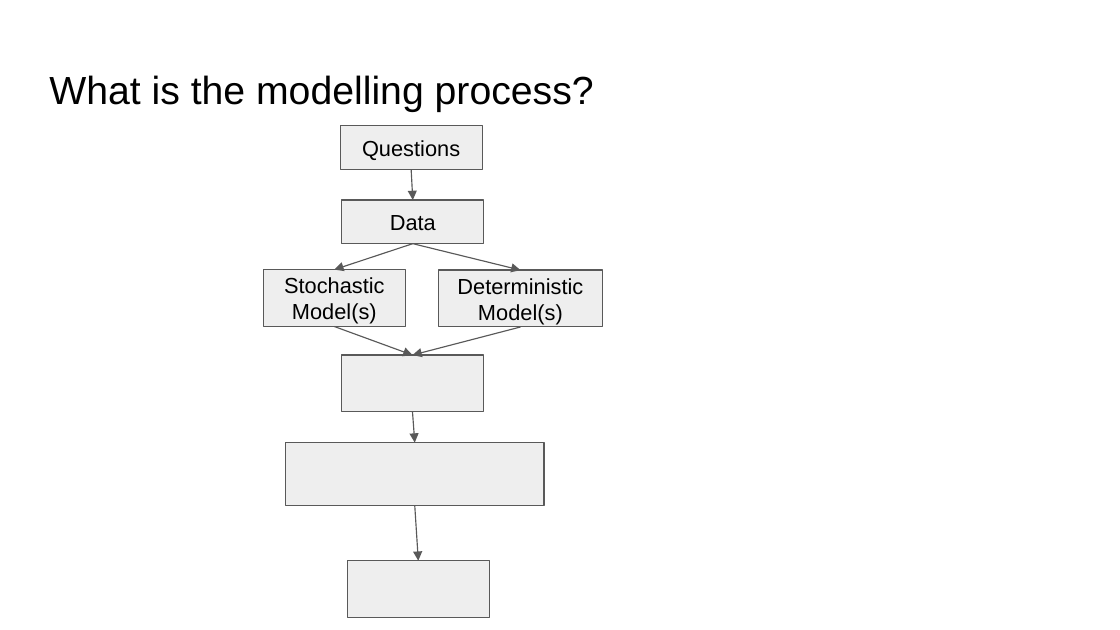
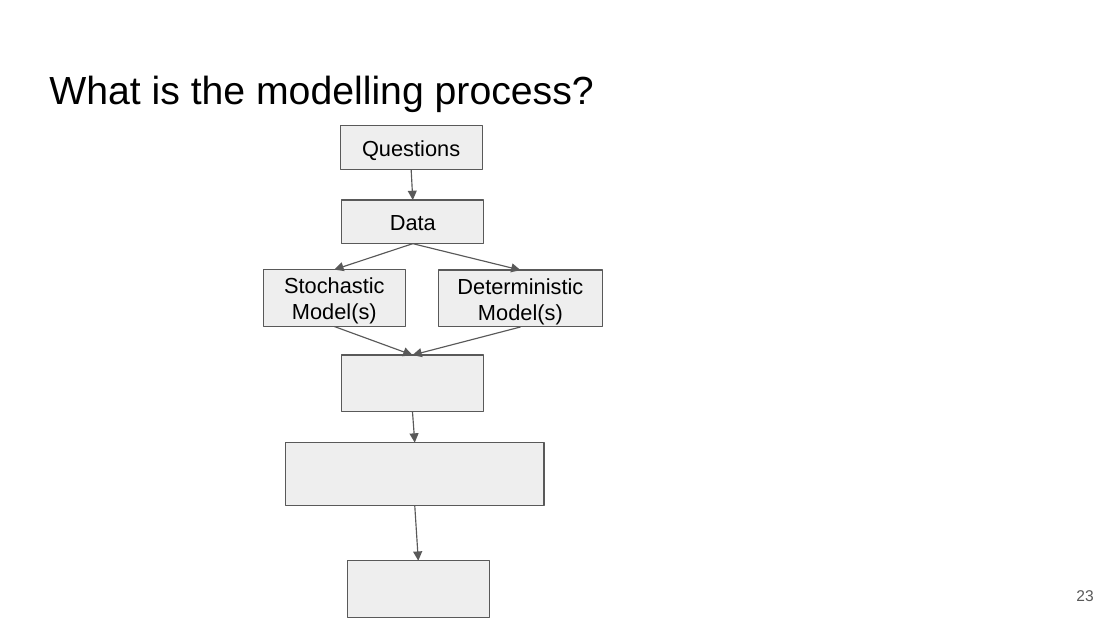
Before and after one commit to bmaitner/biometry_course, a slide deck: slide 23 of lectures/Lecture_03_statistical_frameworks.pptx (slide 11 before the commit). Drawn at 1120x630 pixels with LibreOffice and Linux fonts; fonts in the diff are those of the drawing. Boxes give left, top, right and bottom in pixels: in the first picture for what was removed or moved away, otherwise in the second. Text is boxed around its words. In the diff, an @@ line names an element or a change of style, - is before the commit and + after.

```diff
--- a/lectures/Lecture_03_statistical_frameworks.pptx
+++ b/lectures/Lecture_03_statistical_frameworks.pptx
@@ page number added at [1076, 590, 1093, 601], 10 pt, text #595959 @@
+23
```
Also in this commit, not shown: 14 other slides changed, 34 slides added, 5 slides removed, 1 other file.
